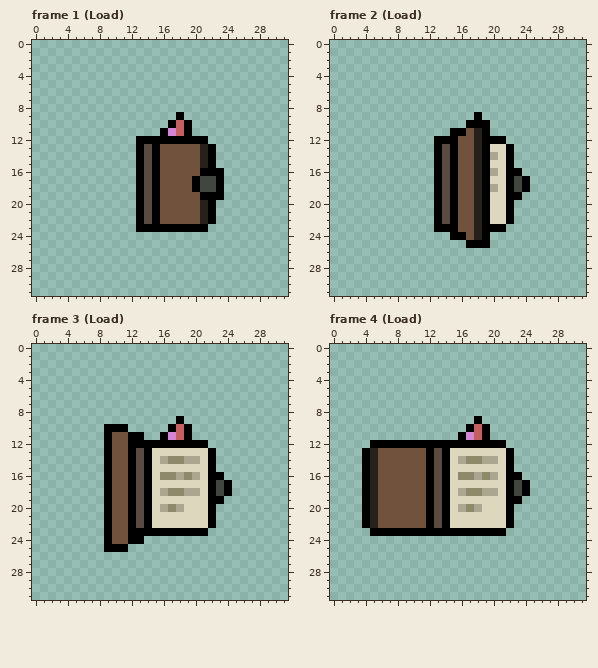
Two versions of one pixel-art file, art/Icons/LoadingIcon.ase. Above is the file before it was changed.
32x32 pixels, 30 frames. Colours within 5 levels of each other are drawn and written as one. Shown: frame 1 (Load), frame 2 (Load), frame 3 (Load), frame 4 (Load). The commit also changed other frames, which this record leaves out.
The result:
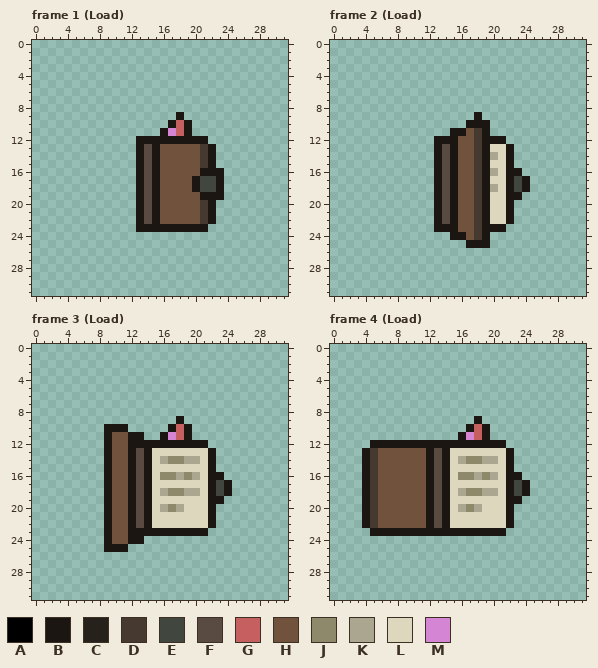
Palette (. is transparent): A #000000  B #1b1612  C #27211c  D #463a30  E #41463e  F #594b42  G #c66060  H #70523d  J #8e896b  K #aaa68f  L #dcd7bd  M #d486d5
Edits made:
Frame 1 (Load), layers "Layer 2", "Layer 1":
y 9: x 18 A -> B
y 10: x 17 A -> B; x 19 A -> B
y 11: x 16 A -> B; x 19 A -> B
y 12: x 13..21 AAAAAAAAA -> BBBBBBBBB
y 13..15: x 13 A -> B; x 15 A -> B; x 21..22 CA -> DB
y 16: x 13 A -> B; x 15 A -> B; x 21..23 AAA -> BBB
y 17..18: x 13 A -> B; x 15 A -> B; x 20 A -> B; x 23 A -> B
y 19: x 13 A -> B; x 15 A -> B; x 21..23 AAA -> BBB
y 20..22: x 13 A -> B; x 15 A -> B; x 21..22 CA -> DB
y 23: x 13..21 AAAAAAAAA -> BBBBBBBBB
Frame 2 (Load), layers "Layer 2", "Layer 1":
y 9: x 18 A -> B
y 10: x 17..19 AAA -> BBB
y 11: x 15..16 AA -> BB; x 18..19 CA -> DB
y 12: x 13..15 AAA -> BBB; x 18..21 CAAA -> DBBB
y 13..15: x 13 A -> B; x 15 A -> B; x 18..19 CA -> DB; x 22 A -> B
y 16: x 13 A -> B; x 15 A -> B; x 18..19 CA -> DB; x 22..23 AA -> BB
y 17..18: x 13 A -> B; x 15 A -> B; x 18..19 CA -> DB; x 22 A -> B; x 24 A -> B
y 19: x 13 A -> B; x 15 A -> B; x 18..19 CA -> DB; x 22..23 AA -> BB
y 20..22: x 13 A -> B; x 15 A -> B; x 18..19 CA -> DB; x 22 A -> B
y 23: x 13..15 AAA -> BBB; x 18..21 CAAA -> DBBB
y 24: x 15..16 AA -> BB; x 18..19 CA -> DB
y 25: x 17..19 AAA -> BBB
Frame 3 (Load), layer "Layer 1":
y 9: x 18 A -> B
y 10: x 9..11 AAA -> BBB; x 17 A -> B; x 19 A -> B
y 11: x 9 A -> B; x 12..13 AA -> BB; x 16 A -> B; x 19 A -> B
y 12: x 9 A -> B; x 12..21 AAAAAAAAAA -> BBBBBBBBBB
y 13..15: x 9 A -> B; x 12 A -> B; x 14 A -> B; x 22 A -> B
y 16: x 9 A -> B; x 12 A -> B; x 14 A -> B; x 22..23 AA -> BB
y 17..18: x 9 A -> B; x 12 A -> B; x 14 A -> B; x 22 A -> B; x 24 A -> B
y 19: x 9 A -> B; x 12 A -> B; x 14 A -> B; x 22..23 AA -> BB
y 20..22: x 9 A -> B; x 12 A -> B; x 14 A -> B; x 22 A -> B
y 23: x 9 A -> B; x 12..21 AAAAAAAAAA -> BBBBBBBBBB
y 24: x 9 A -> B; x 12..13 AA -> BB
y 25: x 9..11 AAA -> BBB
Frame 4 (Load), layers "Layer 2", "Layer 1":
y 9: x 18 A -> B
y 10: x 17 A -> B; x 19 A -> B
y 11: x 16 A -> B; x 19 A -> B
y 12: x 5..21 AAAAAAAAAAAAAAAAA -> BBBBBBBBBBBBBBBBB
y 13..15: x 4..5 AC -> BD; x 12 A -> B; x 14 A -> B; x 22 A -> B
y 16: x 4..5 AC -> BD; x 12 A -> B; x 14 A -> B; x 22..23 AA -> BB
y 17..18: x 4..5 AC -> BD; x 12 A -> B; x 14 A -> B; x 22 A -> B; x 24 A -> B
y 19: x 4..5 AC -> BD; x 12 A -> B; x 14 A -> B; x 22..23 AA -> BB
y 20..22: x 4..5 AC -> BD; x 12 A -> B; x 14 A -> B; x 22 A -> B
y 23: x 5..21 AAAAAAAAAAAAAAAAA -> BBBBBBBBBBBBBBBBB
